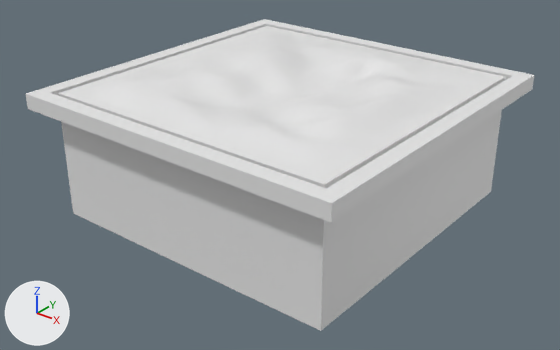
Before and after pictures for a commit that changed the FBX model ProjectIII_TheBigOne/Assets/Models/World/Elements/Physical/Static/Table/Table_WarRoom.fbx.
Both versions are drawn from a camera (50 mm lens) standing at (-1.31, -4.07, 2.85) and looking at (-4.6, 0.04, 0.3). Every picture has the same lights, and +X, +Y and +Z are marked at lower left. Materials are left out; every surface is plain grey. Where no turn or scale is listed for an object, it has been applied to the vertices.

Objects in the first picture: 'Table4'.
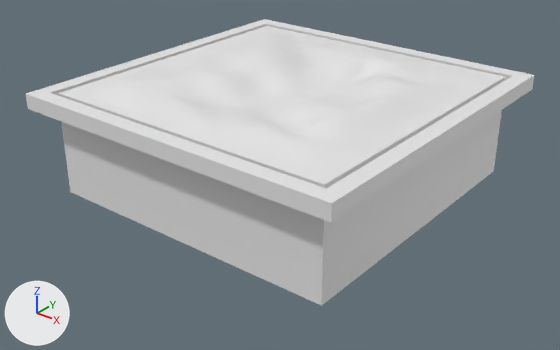
The newer file is also rescaled (x1.5), turned or shifted as a whole; pictures and numbers use the older file's frame.

Boxes (x1, y1, x2, y2) around the edits, measured in the pictures (560 x 350 px; the box of a moved part takes in the faces that stretch with it):
'Table4', reshaped (8% shorter)
    before: (26, 19, 534, 331)
    after: (26, 19, 534, 306)
part 1 of me_mesh, moved or reshaped
    before: (61, 110, 502, 331)
    after: (61, 110, 502, 306)

Edits to the bpy script that builds the scene:
```text
Change me_mesh:
    where me_mesh.from_pydata(...)  # 1905 vertices, 1822 faces; spans x -1.32..1.32, y -1.32..1.32, z -0.54..0.54
    used by ob_table4; location = (-4.628, 0.17, 0.549)
    me_mesh part 1: all 16 vertices in x -1.16..1.16, y -1.16..1.16, z -0.54 are moved by (0.0, 0.0, 0.18)
```
